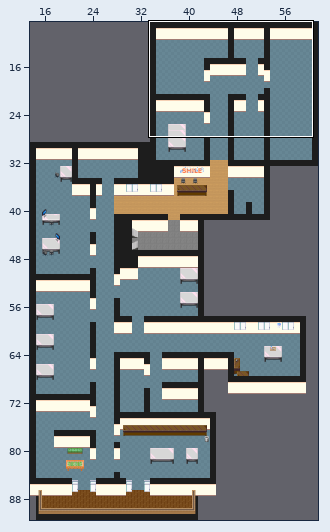
An edit to a level. Tiled map (JSON), maps/main.json. The picture above shows the old version from afar; the outline marks the close-up.
Close-up. Before the edit:
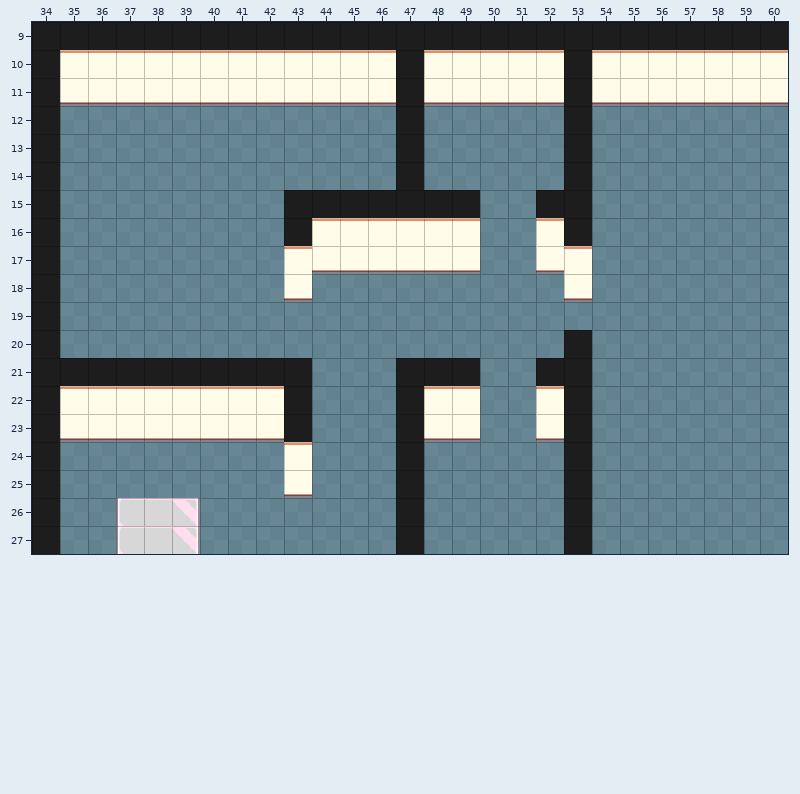
Cells are 32x32 px. Shown: x 34..60, y 9..27. The commit also changed other parts of the map, which this record leaves out.
New version:
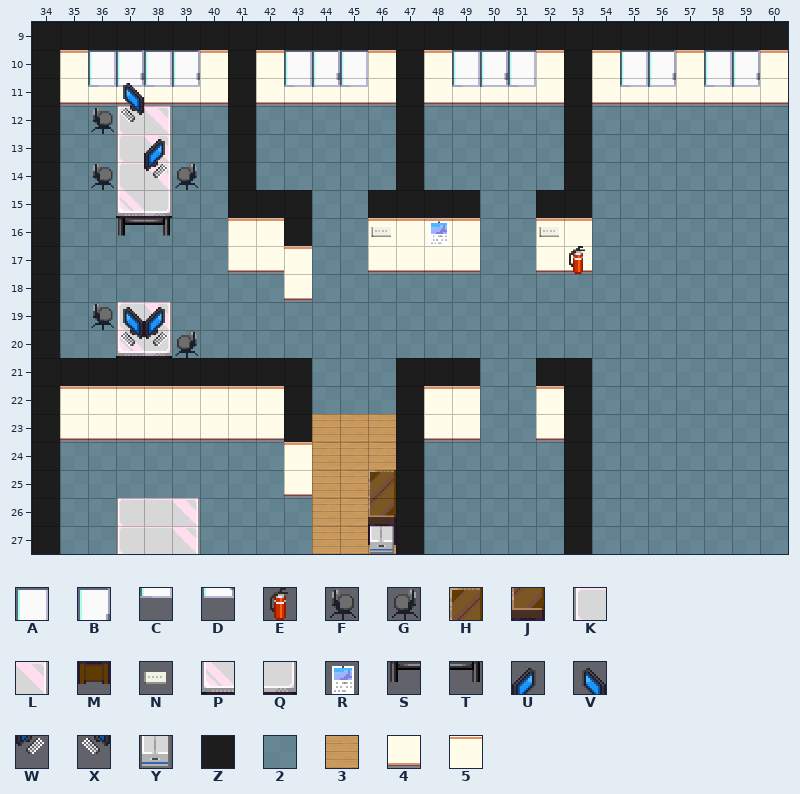
Key: from "office_1": A 28, B 29, C 44, D 45, E 97, F 114, G 115, H 128, J 144, K 152, L 154, M 160, N 163, P 168, Q 170, R 183, S 184, T 186, U 189, V 190, W 205, X 206, Y 212; from "office_2": Z 0, 2 1, 3 4, 4 10, 5 11.
_ is an empty cell, # one hidden under a higher layer, . an unchanged one.
Difference:
--- layer "ground"
@@ x 41..53 @@
-10 5............
-11 4............
-12 2............
-13 2............
-14 2............
-15 22.ZZ........
-16 22.55.......Z
-17 22.44.......5
-18 ............4
+10 Z............
+11 Z............
+12 Z............
+13 Z............
+14 Z............
+15 ZZ.22........
+16 55.22.......5
+17 44.22.......4
+18 ............2
@@ x 53..53 @@
-20 Z
+20 2
@@ x 44..46 @@
-23 222
-24 222
-25 222
-26 222
-27 222
+23 333
+24 333
+25 33#
+26 33#
+27 333
--- layer "layer 1"
@@ x 36..59 @@
-10 ____...___...___...__.__
-11 ____...___...___...__.__
-12 ___.....................
-13 .__.....................
-14 ____....................
-15 .__.....................
-16 .__......._._..._.......
-17 ................._......
+10 ABAB...ABA...ABA...AB.AB
+11 CDCD...CDC...CDC...CD.CD
+12 FKL.....................
+13 .KL.....................
+14 FKLG....................
+15 .PQ.....................
+16 .ST.......N.R...N.......
+17 .................E......
@@ x 36..39 @@
-19 ___.
-20 .___
+19 FKL.
+20 .PQG
@@ x 46..46 @@
-25 _
-26 _
-27 _
+25 H
+26 J
+27 M
--- layer "layer 2"
@@ x 37..38 @@
-11 _.
-12 _.
-13 ._
-14 ._
+11 V.
+12 X.
+13 .U
+14 .W
@@ x 37..38 @@
-19 __
-20 __
+19 VU
+20 XW
@@ x 46..46 @@
-27 _
+27 Y
